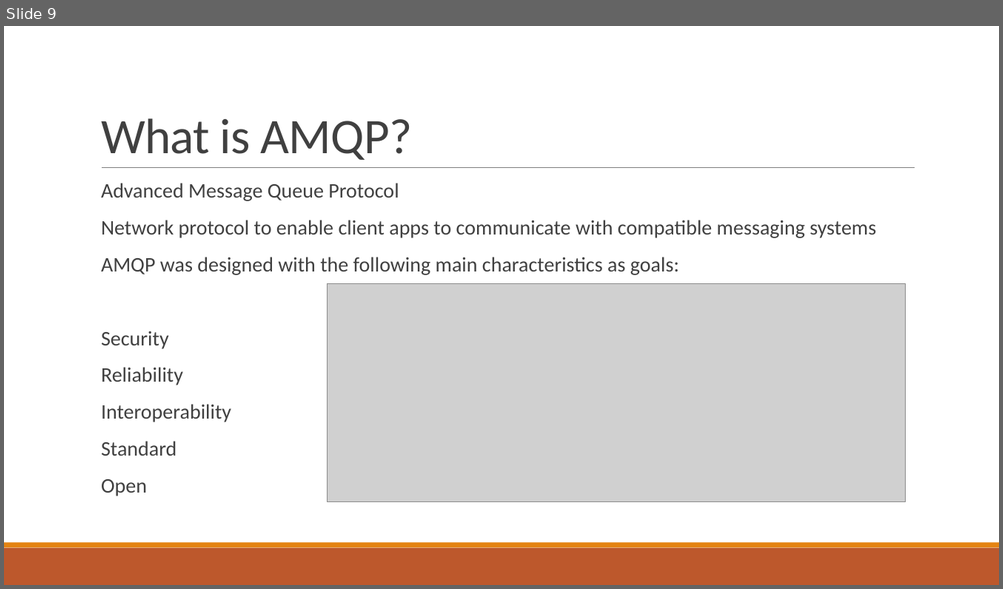
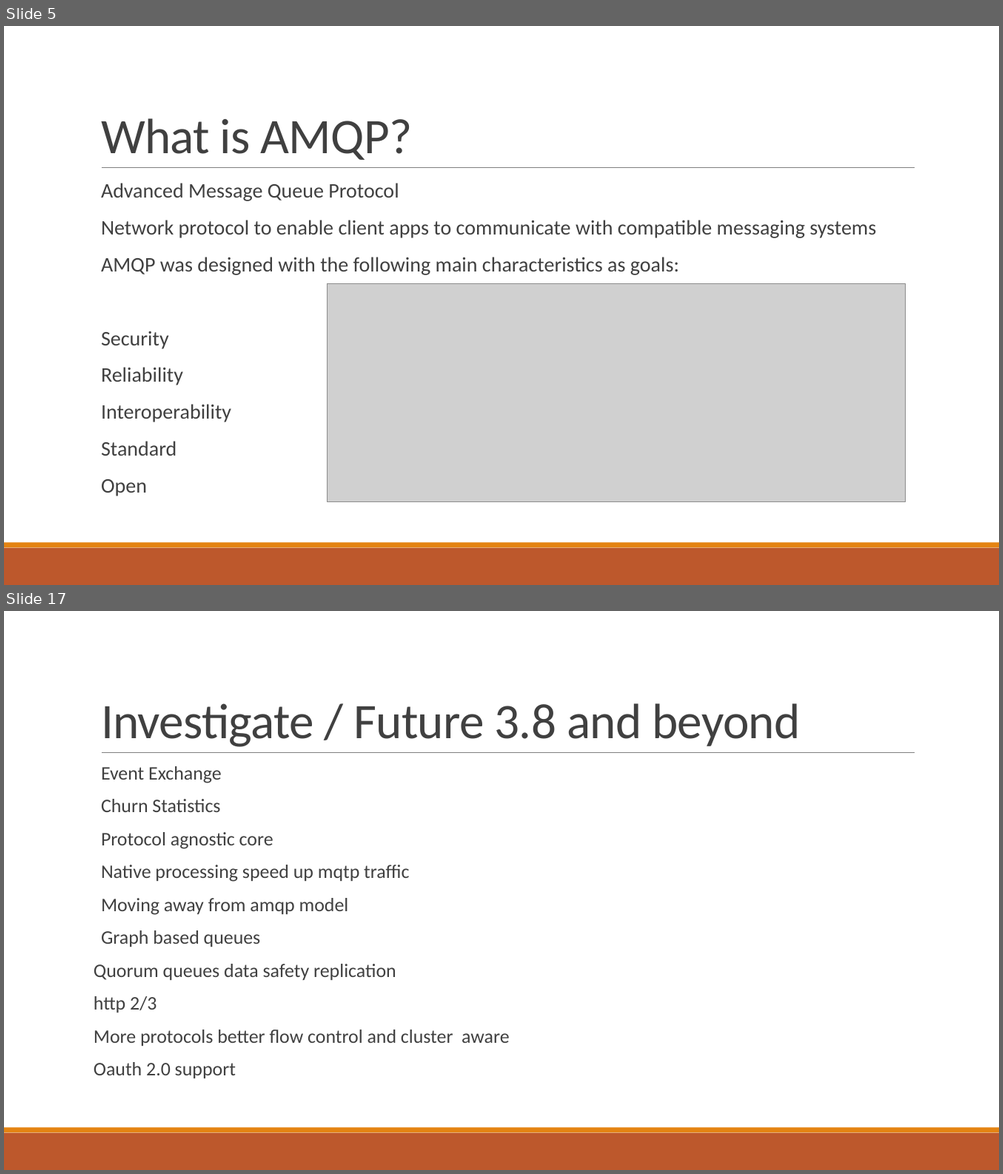
Before and after one commit to JasonRowe/TCCC23, a slide deck: Microservice_plumbing_with_RabbitMQ.pptx. Shown one above the other, each under a label of ours: slide 9 before the commit, slides 5 and 17 after it; the slides between them are not shown. The pictures are 1003x589 and 1003x1174 pixels, drawn with LibreOffice and Linux fonts; fonts in the diff are those of the drawing; grey boxes stand for pictures. Boxes give left, top, right and bottom in pixels: in the first picture for what was removed or moved away, otherwise in the second. Text is boxed around its words. In the diff, an @@ line names an element or a change of style, - is before the commit and + after.

```diff
--- a/Microservice_plumbing_with_RabbitMQ.pptx
+++ b/Microservice_plumbing_with_RabbitMQ.pptx
@@ slide 17 added at bbox=[4, 611, 999, 1170], background #FFFFFF; not listed: 3 template elements that a slide beside it also shows @@
@@ title added at bbox=[101, 703, 800, 747], 48 pt, text #404040 @@
+Investigate / Future 3.8 and beyond
@@ text added at bbox=[94, 766, 509, 1079], 18.5 pt, text #404040 @@
+  Event Exchange
+  Churn Statistics
+  Protocol agnostic core
+  Native processing speed up mqtp traffic
+  Moving away from amqp model
+  Graph based queues
+Quorum queues data safety replication
+http 2/3
+More protocols better flow control and cluster aware
+Oauth 2.0 support
@@ what was slide 9 is now slide 5 @@
```
Also in this commit, not shown: 5 slides changed, 15 other slides added.
